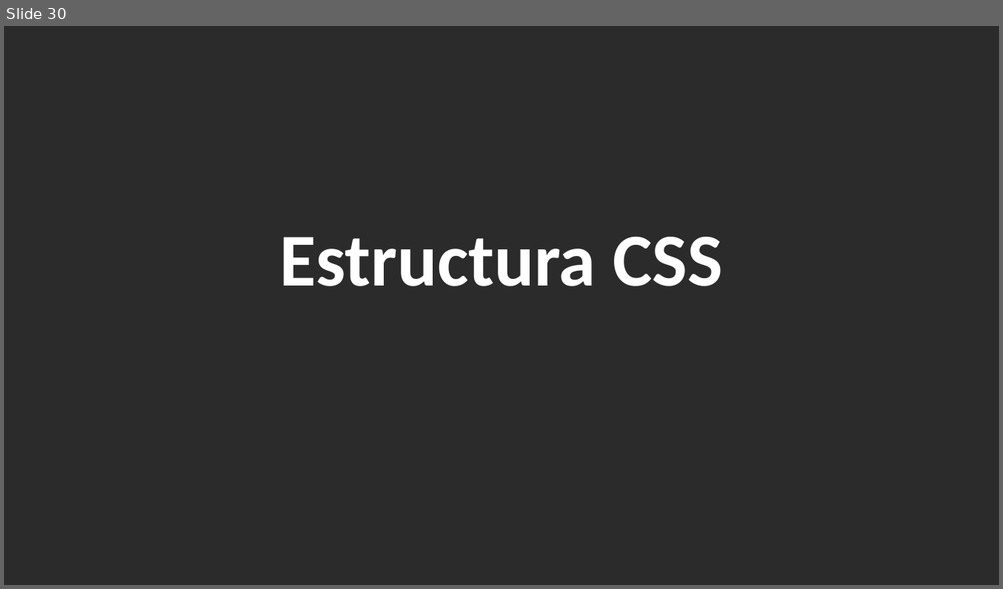
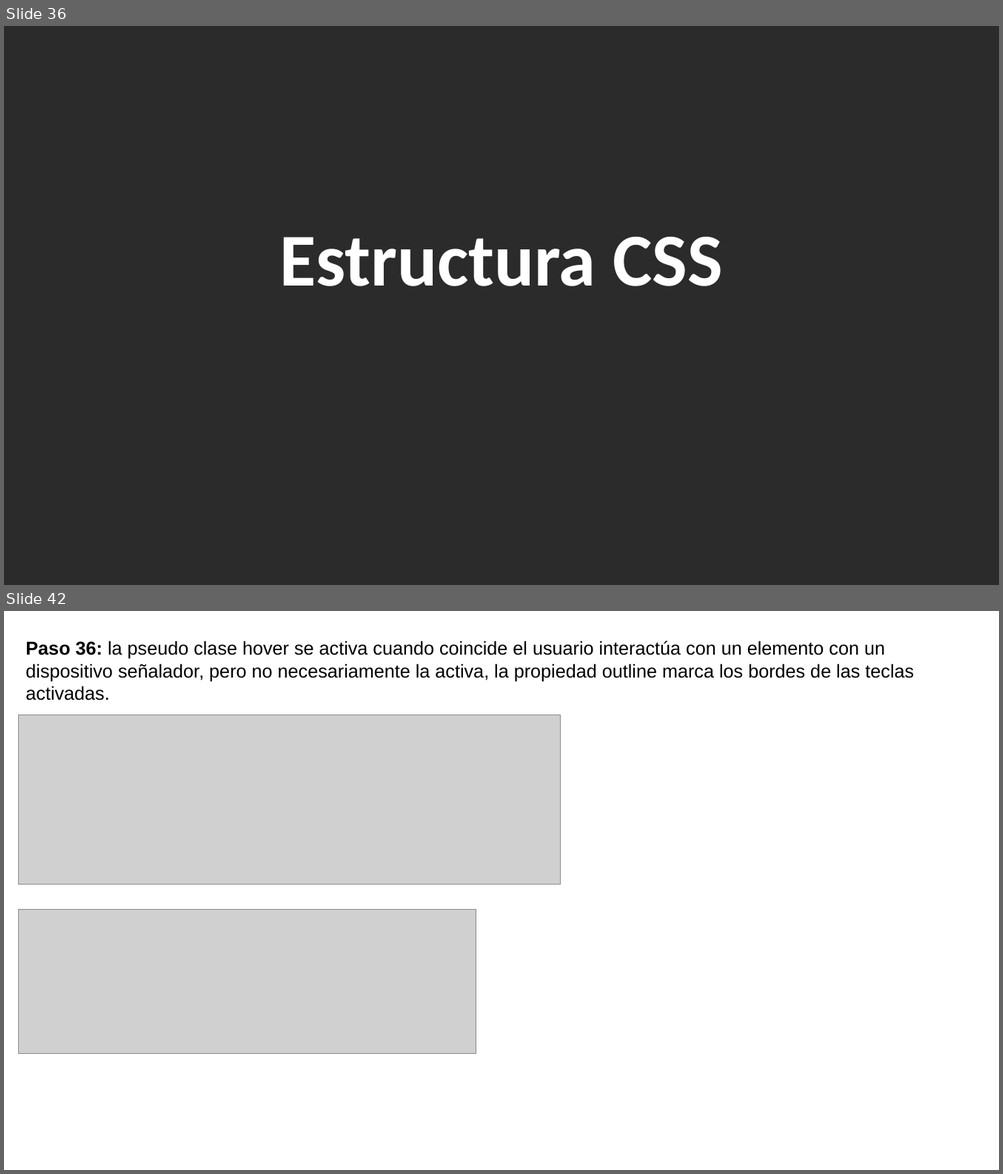
Before and after one commit to ADS02023/tecladoVirtual, a slide deck: Teclado.pptx. Shown one above the other, each under a label of ours: slide 30 before the commit, slides 36 and 42 after it; the slides between them are not shown. The pictures are 1003x589 and 1003x1174 pixels, drawn with LibreOffice and Linux fonts; fonts in the diff are those of the drawing; grey boxes stand for pictures; background and template pictures are left out; a plain dark background stands for a picture behind light text. Boxes give left, top, right and bottom in pixels: in the first picture for what was removed or moved away, otherwise in the second. Text is boxed around its words. In the diff, an @@ line names an element or a change of style, - is before the commit and + after.

```diff
--- a/Teclado.pptx
+++ b/Teclado.pptx
@@ slide 42 added at bbox=[4, 611, 999, 1170], background picture (left out) @@
@@ text added at bbox=[25, 641, 913, 701], 18 pt, text #000000 @@
+Paso 36: la pseudo clase hover se activa cuando coincide el usuario interactúa con un elemento con un dispositivo señalador, pero no necesariamente la activa, la propiedad outline marca los bordes de las teclas activadas.
@@ picture added at bbox=[18, 715, 560, 884] @@
@@ picture added at bbox=[18, 910, 476, 1054] @@
@@ what was slide 30 is now slide 36 @@
```
Also in this commit, not shown: 16 slides changed, 13 other slides added, 4 slides removed, 5 other files.
